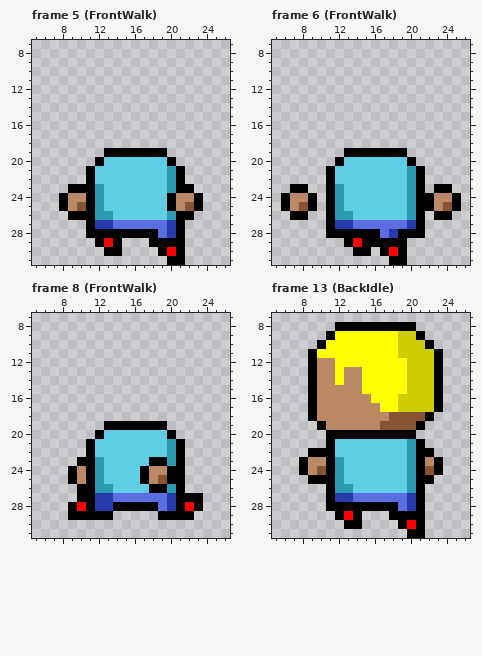
Two versions of one pixel-art file, _diagrams/NPCv2-32.aseprite. Above: the version before the commit.
32x32 pixels, 33 frames. Colours within 5 levels of each other are drawn and written as one. Shown: frame 5 (FrontWalk): x 5..26, y 7..31; frame 6 (FrontWalk): x 5..26, y 7..31; frame 8 (FrontWalk): x 5..26, y 7..31; frame 13 (BackIdle): x 5..26, y 7..31. The commit also changed other frames, which this record leaves out.
The result:
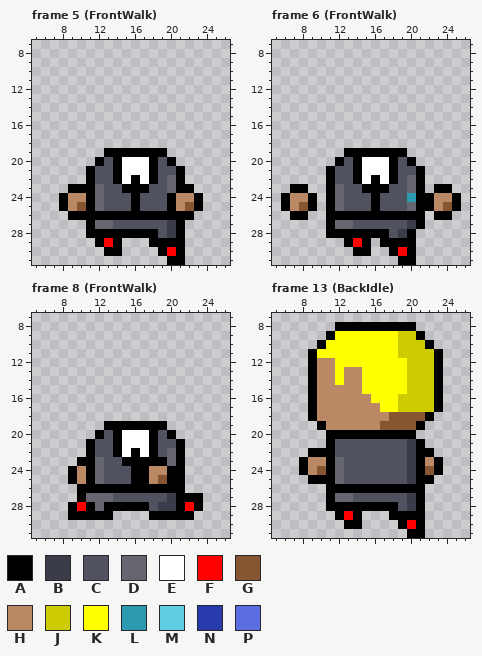
Palette (. is transparent): A #000000  B #3a3c49  C #505260  D #656670  E #ffffff  F #ff0000  G #885533  H #bb8866  J #cccc00  K #ffff00  L #2c9ab1  M #5fcde4  N #283bae  P #5b6ee1
Edits made:
layer "Body/Body" now hidden
layer "Body/BodySuite" added
Changed rows in their new state; - is an unchanged pixel.
Frame 5 (FrontWalk), layer "Body/BodySuite":
first column x 12:
20 -CAEEEAC-
21 CCAEEEACC
22 CCAEAEACD
23 DCCAAACCD
24 DCCCACCC-
25 DCCCACCC-
26 AAAAAAAAA
27 DDCCCCCCB
28 -------CB
Frame 6 (FrontWalk):
first column x 12:
20 -CAEEEAC--
21 CCAEEEACC-
22 CCAEAEACD-
23 DCCAAACCD-
24 DCCCACCC--
25 DCCCACCCD-
26 AAAAAAAAA-
27 DDCCCCCCB-
28 -----ACB-.
29 ----.---A-
30 -----.AFA-
31 ------.-A-
Frame 8 (FrontWalk), layer "Body/BodySuite":
first column x 11:
20 --CAEEEAC-
21 -CCAEEEACC
22 -CCAEAEACD
23 -DCCAAA--D
24 -DCCCA----
25 -DCCCA----
26 -AAAAAA--A
27 DDDCCCCCCB
28 -DA----CBB
29 -------A--
Frame 13 (BackIdle), layer "Body/BodySuite":
first column x 12:
21 CCCCCCCCB
22 CCCCCCCCB
23 DCCCCCCCB
24 DCCCCCCCB
25 DCCCCCCCB
26 AAAAAAAAA
27 DDCCCCCCB
28 -------CB
Changed places in both pictures, as pixel boxes (x1, y1, x2, y2):
changed: (95, 157, 176, 238)
changed: (335, 157, 425, 265)
changed: (86, 430, 176, 520)
changed: (335, 439, 416, 511)
